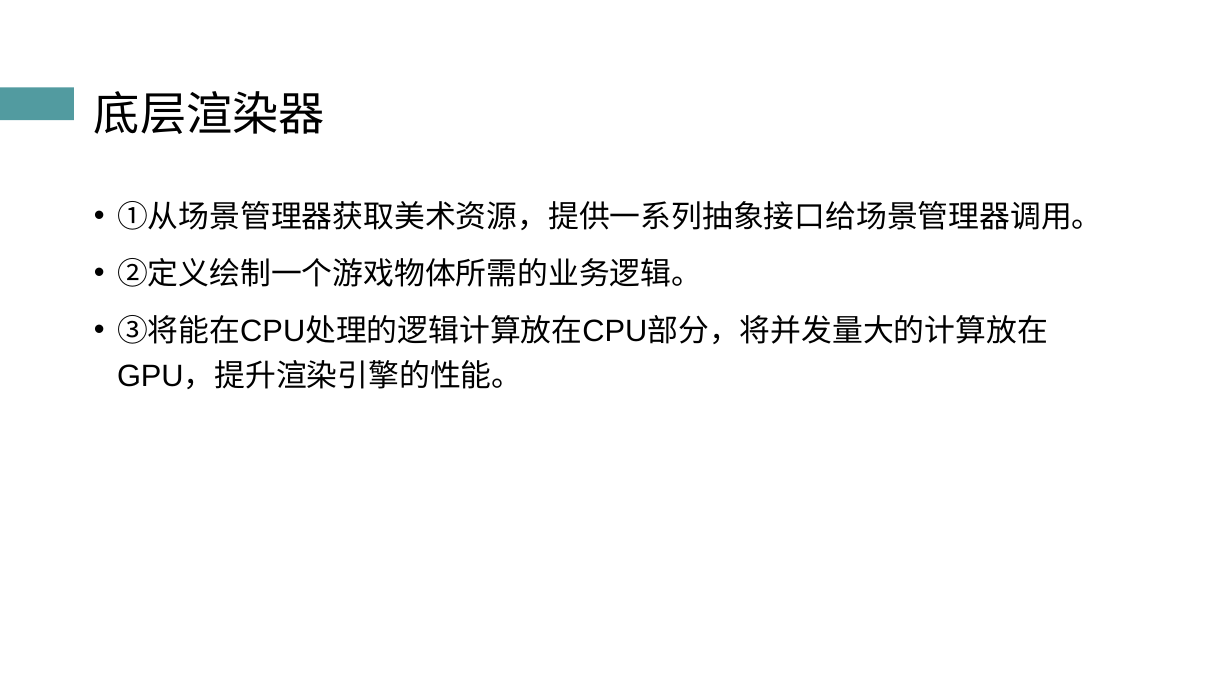
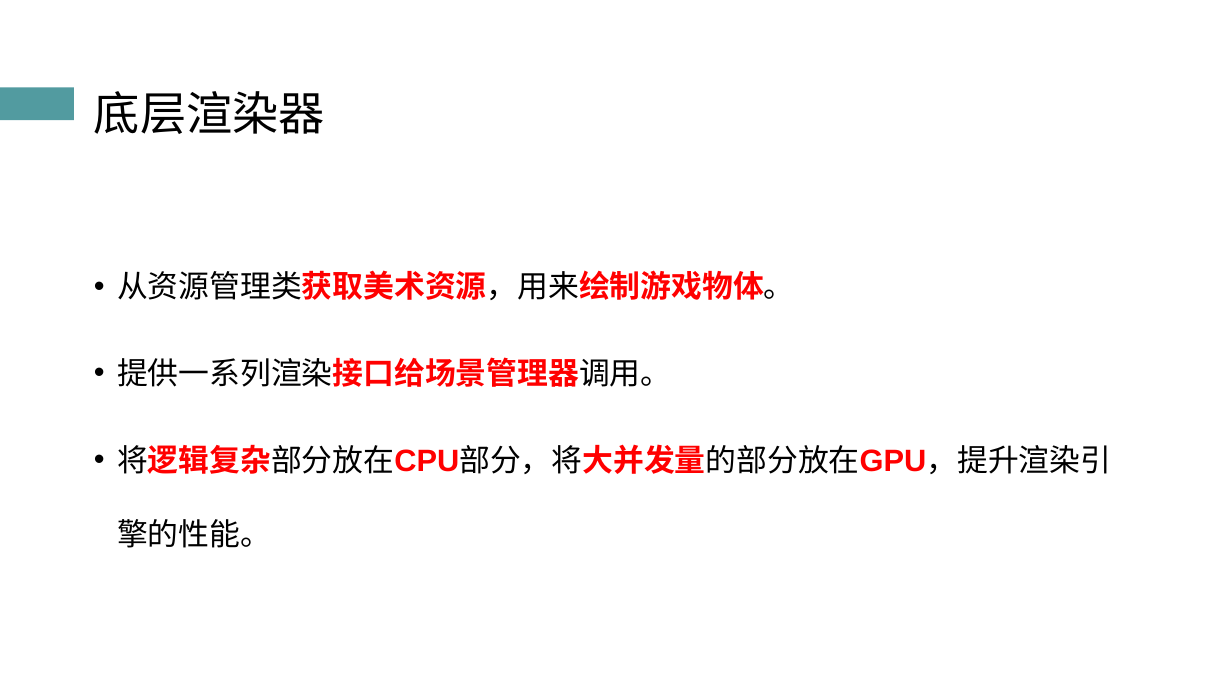
Before and after one commit to atom-chen/Main, a slide deck: slide 13 of OpenGL/答辩PPT.pptx. Drawn at 1232x693 pixels with LibreOffice and Linux fonts; fonts in the diff are those of the drawing. Boxes give left, top, right and bottom in pixels: in the first picture for what was removed or moved away, otherwise in the second. Text is boxed around its words. In the diff, an @@ line names an element or a change of style, - is before the commit and + after.

```diff
--- a/OpenGL/答辩PPT.pptx
+++ b/OpenGL/答辩PPT.pptx
@@ text at <box>117,270,1111,548</box>: text changed @@
-• ①从场景管理器获取美术资源，提供一系列抽象接口给场景管理器调用。
-• ②定义绘制一个游戏物体所需的业务逻辑。
-• ③将能在CPU处理的逻辑计算放在CPU部分，将并发量大的计算放在GPU，提升渲染引擎的性能。
+• 从资源管理类获取美术资源，用来绘制游戏物体。
+• 提供一系列渲染接口给场景管理器调用。
+• 将逻辑复杂部分放在CPU部分，将大并发量的部分放在GPU，提升渲染引擎的性能。
```
Also in this commit, not shown: 18 other slides changed, 1 slide removed, 50 other files.
